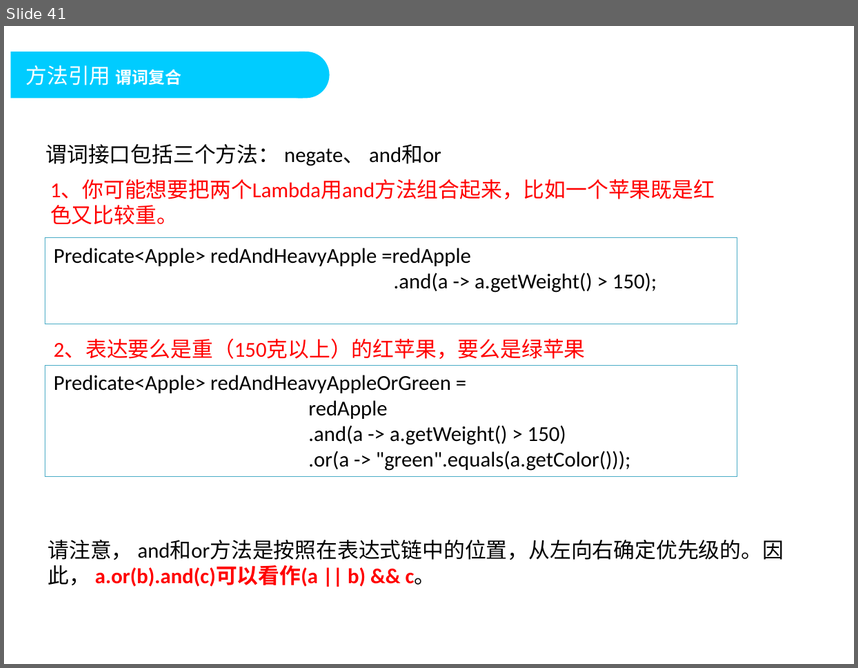
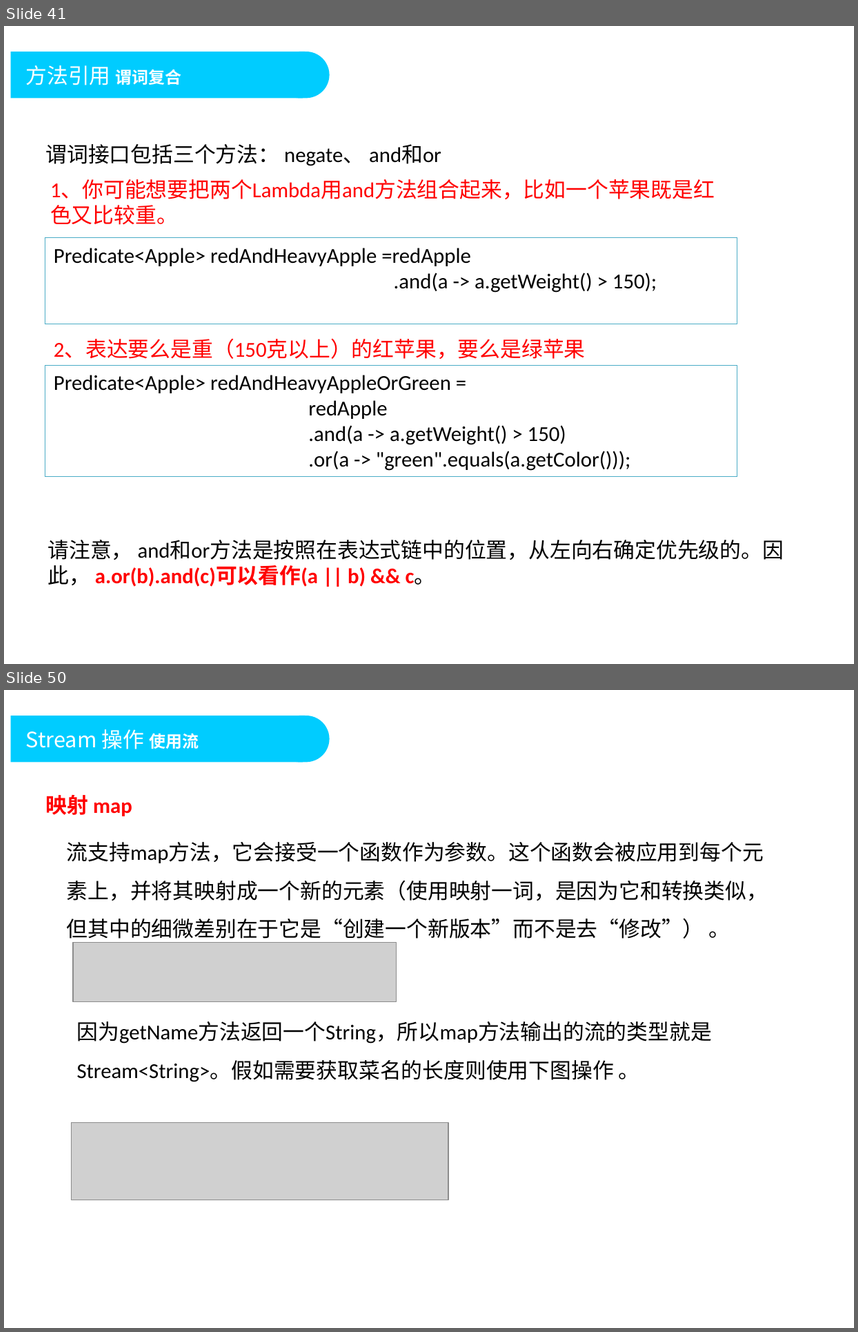
Before and after one commit to DoublePoint/MVC, a slide deck: 04相关插件/Java8/Java高级教程2.pptx. Shown one above the other, each under a label of ours: slide 41 before the commit, slides 41 and 50 after it; the slides between them are not shown. The pictures are 858x668 and 858x1332 pixels, drawn with LibreOffice and Linux fonts; fonts in the diff are those of the drawing; grey boxes stand for pictures; background and template pictures are left out. Boxes give left, top, right and bottom in pixels: in the first picture for what was removed or moved away, otherwise in the second. Text is boxed around its words. In the diff, an @@ line names an element or a change of style, - is before the commit and + after.

Commit message:
修改ppt

```diff
--- a/04相关插件/Java8/Java高级教程2.pptx
+++ b/04相关插件/Java8/Java高级教程2.pptx
@@ slide 50 added at <box>4,690,854,1328</box>, background #FFFFFF; not listed: 2 template elements that a slide beside it also shows @@
@@ text added at <box>26,729,199,749</box>, 18 pt, text #FFFFFF @@
+Stream 操作 使用流
@@ text added at <box>45,795,132,816</box>, 18 pt, text #FF0000, bold @@
+映射 map
@@ text added at <box>67,842,768,943</box>, 18 pt, text #000000 @@
+流支持map方法，它会接受一个函数作为参数。这个函数会被应用到每个元素上，并将其映射成一个新的元素（使用映射一词，是因为它和转换类似，但其中的细微差别在于它是“创建一个新版本”而不是去“修改”） 。
@@ picture added at <box>73,943,396,1002</box> @@
@@ text added at <box>77,1021,712,1082</box>, 18 pt, text #000000 @@
+因为getName方法返回一个String，所以map方法输出的流的类型就是Stream<String>。假如需要获取菜名的长度则使用下图操作 。
@@ picture added at <box>71,1123,448,1200</box> @@
```
Also in this commit, not shown: 7 slides changed, 30 other slides added, 30 other files.
